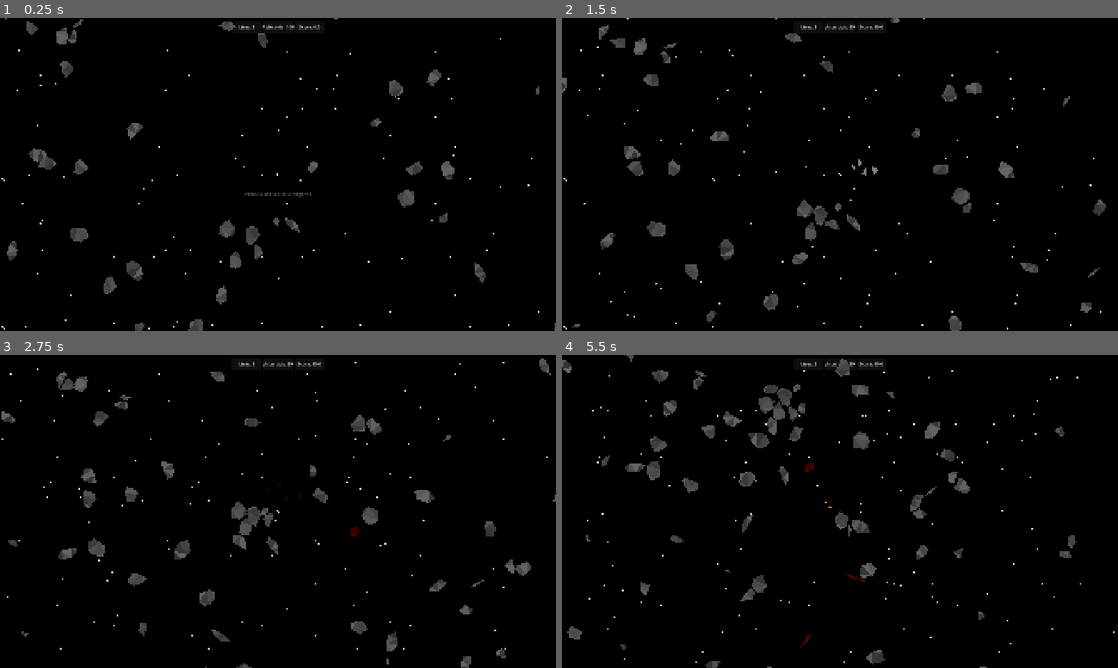
Above: before the commit, frames 1-4 (two rows, left to right).
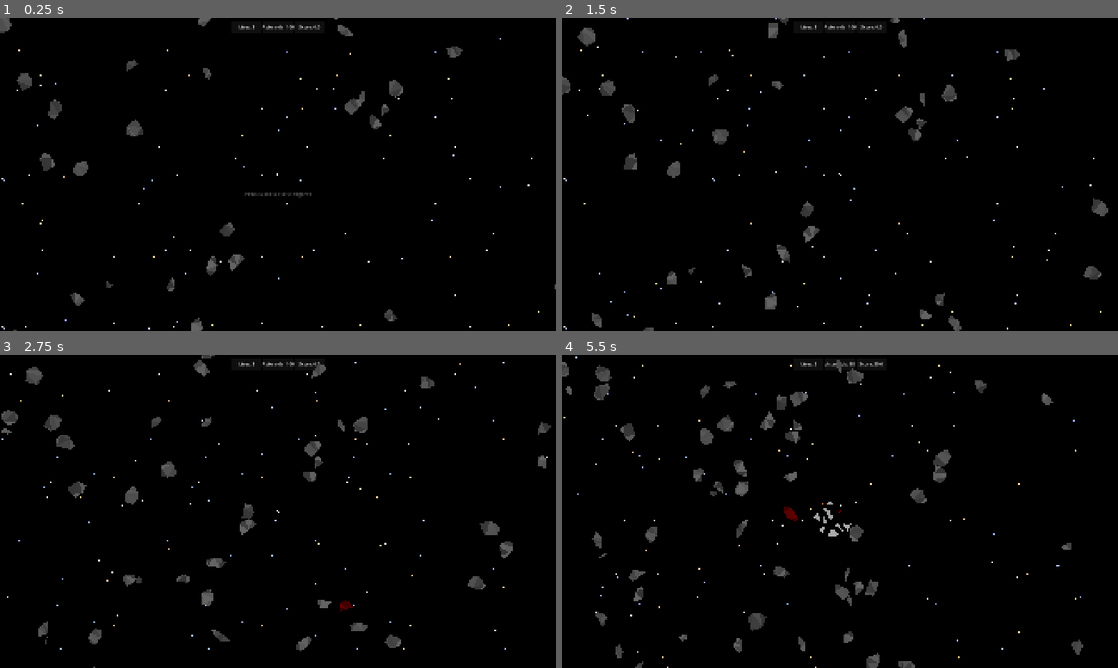
Above: after the commit, the same moments.

Repository: ProudFridge/Asteroids
Game: Godot game, scene res://scenes/game/game.tscn
The game is run twice, just before and just after one commit, with the same random seed, the same clock (stepped at 60 frames per second) and the same inputs.
Inputs (mouse positions are in pixels of both pictures, inside the frame that each line leads up to):
- Up to frame 1 (0.25 s): no input
- Up to frame 2 (1.5 s): tap Space (space) at 0.5 s; move the mouse to (962, 158) at 0.52 s; hold D (turn_right) 0.53-1.28 s; hold Space (space) 0.53-1.28 s; click (962, 158) at 0.67 s; move the mouse to (728, 190) at 1.27 s; hold S (backwards) from 1.28 s (still down); tap Alt at 1.35 s
- Up to frame 3 (2.75 s): move the mouse to (333, 442) at 2.02 s; release S (backwards) at 2.03 s; hold D (turn_right) from 2.03 s (still down); tap Shift at 2.1 s
- Up to frame 4 (5.5 s): move the mouse to (812, 574) at 2.77 s; release D (turn_right) at 2.78 s; hold W (forwards) 2.78-3.53 s; tap Space (space) at 2.85 s; click (812, 574) at 2.92 s; move the mouse to (1006, 558) at 3.52 s; hold A (turn_left) 3.53-5.03 s; tap Alt at 3.6 s; move the mouse to (673, 464) at 4.27 s; tap Shift at 4.35 s; move the mouse to (867, 511) at 5.02 s; hold S (backwards) from 5.03 s (still down); hold Space (space) from 5.03 s (still down); click (867, 511) at 5.17 s

The runs differ from the first frame. In frame 1, 3.2% of the frame differs, in the area x 0-100%, y 0-100%; in frame 2, 4.1%; in frame 3, 4.9%; in frame 4, 6.8%.

Commit message:
Allow multiple bullets to be spawned and add spread

Diff:
--- a/scenes/asteroid/asteroid.gd
+++ b/scenes/asteroid/asteroid.gd
@@ -12,6 +12,7 @@
 var polygon: PackedVector2Array = []
 var boundingBox: Vector2 = Vector2(60,60)
 var center: Vector2 = Vector2.ZERO
+var hasShattered: bool = false
 
 signal died
 
@@ -37,8 +38,9 @@
 # TODO: maybe replace with a component and create a die() function
 func take_damage(damage: float) -> void:
 	health = health - damage
-	if health <= 0:
+	if health <= 0 && !hasShattered:
 		shatter(true)
+		hasShattered = true
 		died.emit()
 		queue_free()
 	modulate = Color.RED
--- a/scenes/asteroid/asteroid.tscn
+++ b/scenes/asteroid/asteroid.tscn
@@ -1,12 +1,16 @@
 [gd_scene format=3 uid="uid://bfp0qfjxvgdby"]
 
 [ext_resource type="Script" uid="uid://b6kpaxi6vlg2m" path="res://scenes/asteroid/asteroid.gd" id="1_phgi8"]
+
+[sub_resource type="PhysicsMaterial" id="PhysicsMaterial_3xj4h"]
+bounce = 0.2
 
 [node name="Asteroid" type="RigidBody2D" unique_id=2077462969]
 rotation = 1.655021
 scale = Vector2(0.99985087, 0.99985087)
 collision_layer = 2
 collision_mask = 7
+physics_material_override = SubResource("PhysicsMaterial_3xj4h")
 gravity_scale = 0.0
 angular_damp_mode = 1
 script = ExtResource("1_phgi8")
--- a/scenes/managers/asteroid_manager/asteroid_manager.gd
+++ b/scenes/managers/asteroid_manager/asteroid_manager.gd
@@ -12,7 +12,7 @@
 
 # Called when the node enters the scene tree for the first time.
 func _ready() -> void:
-	instantiate_asteroid_in_area(100, Global.windowSize, 100)
+	instantiate_asteroid_in_area(100, Global.windowSize, 500)
 
 
 ## Instantiates asteroids in a specified area
--- a/scenes/managers/bullet_manager/bullet_manager.gd
+++ b/scenes/managers/bullet_manager/bullet_manager.gd
@@ -2,15 +2,15 @@
 class_name BulletManager
 
 @export var shooter: Player
-var bulletAmount: int = 3
-var spread: float = 10 # in degrees
+var bulletAmount: int = 5
+var spread: float = 180 # in degrees,
 var cooldown: float = 0.1
 var isCooldownDone: bool = true
 var bulletSpeed: float = 500
 
 const BULLET: Resource = preload("uid://c4bego3ny732p")
 
-func _process(delta: float) -> void:
+func _physics_process(delta: float) -> void:
 	if  isCooldownDone && Input.is_action_pressed("space"):
 		_instantiate_bullet()
 		isCooldownDone = false
@@ -18,13 +18,13 @@
 
 
 func _instantiate_bullet() -> void:
-	var spreadInterval: float = spread / bulletAmount
+	var spreadInterval: float = deg_to_rad(spread) / bulletAmount
 
 	for i: int in bulletAmount:
 		var bulletInstance: Bullet = BULLET.instantiate()
-		bulletInstance.rotation = shooter.rotation - deg_to_rad(spread) / 2 + deg_to_rad(spread) * i
+		bulletInstance.rotation = shooter.rotation - deg_to_rad(spread) / 2 + spreadInterval * i
 		bulletInstance.position = shooter.position
 		bulletInstance.speed = bulletSpeed
 		# Make the bullets velocity realistic: makes it relative
-		#bulletInstance.velocity = bulletInstance.speed * Vector2.from_angle(shooter.rotation).normalized() + shooter.velocity
+		#bulletInstance.velocity = bulletInstance.speed * Vector2.from_angle(shooter.rotation).normalized() + shooter.linear_velocity
 		add_child(bulletInstance)
--- a/scenes/managers/game_manager/game_manager.gd
+++ b/scenes/managers/game_manager/game_manager.gd
@@ -7,6 +7,7 @@
 @export var player: Player # To detect when we lost
 
 var isGameRunning: bool = false
+
 
 signal won
 signal lost
